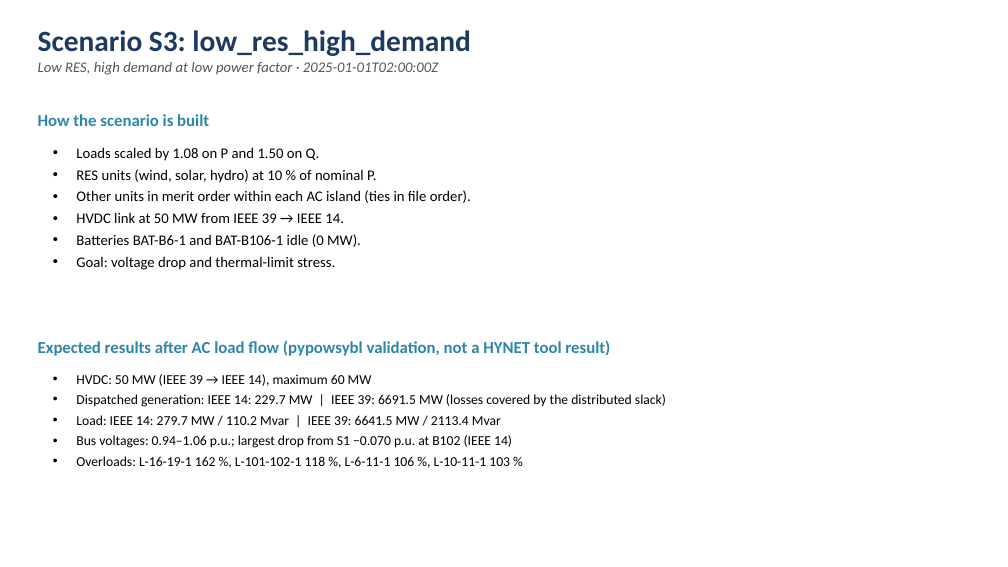
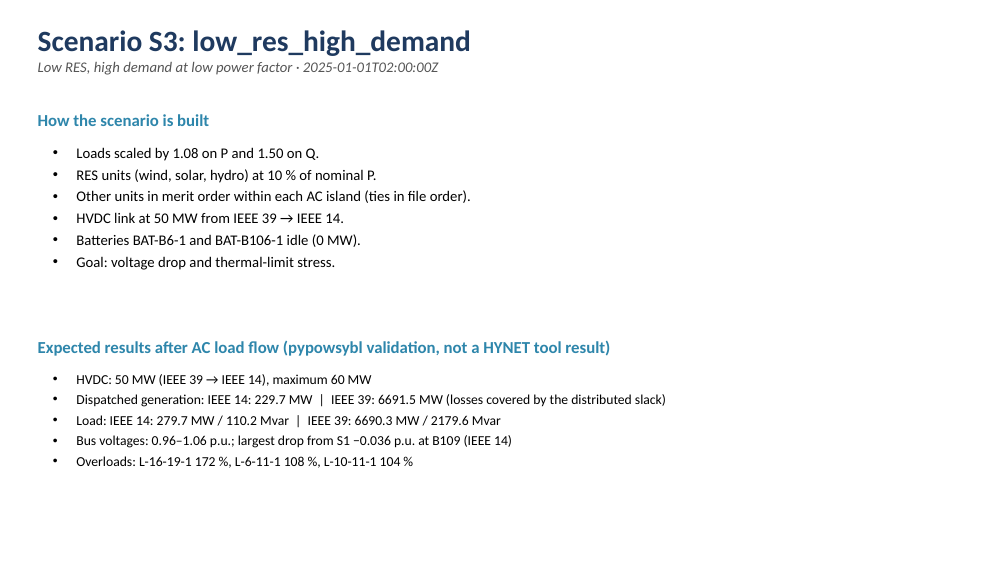
Before and after one commit to SuperGrid-Institute/hynet-t32-reference-test-case, a slide deck: slide 7 of docs/scenarios_presentation.pptx. Drawn at 1008x567 pixels with LibreOffice and Linux fonts; fonts in the diff are those of the drawing. Boxes give left, top, right and bottom in pixels: in the first picture for what was removed or moved away, otherwise in the second. Text is boxed around its words. In the diff, an @@ line names an element or a change of style, - is before the commit and + after.

```diff
--- a/docs/scenarios_presentation.pptx
+++ b/docs/scenarios_presentation.pptx
@@ text at <box>76,415,512,466</box>: text changed @@
-• Load: IEEE 14: 279.7 MW / 110.2 Mvar | IEEE 39: 6641.5 MW / 2113.4 Mvar
-• Bus voltages: 0.94–1.06 p.u.; largest drop from S1 −0.070 p.u. at B102 (IEEE 14)
-• Overloads: L-16-19-1 162 %, L-101-102-1 118 %, L-6-11-1 106 %, L-10-11-1 103 %
+• Load: IEEE 14: 279.7 MW / 110.2 Mvar | IEEE 39: 6690.3 MW / 2179.6 Mvar
+• Bus voltages: 0.96–1.06 p.u.; largest drop from S1 −0.036 p.u. at B109 (IEEE 14)
+• Overloads: L-16-19-1 172 %, L-6-11-1 108 %, L-10-11-1 104 %
```
Also in this commit, not shown: 2 other slides changed, 44 other files.
